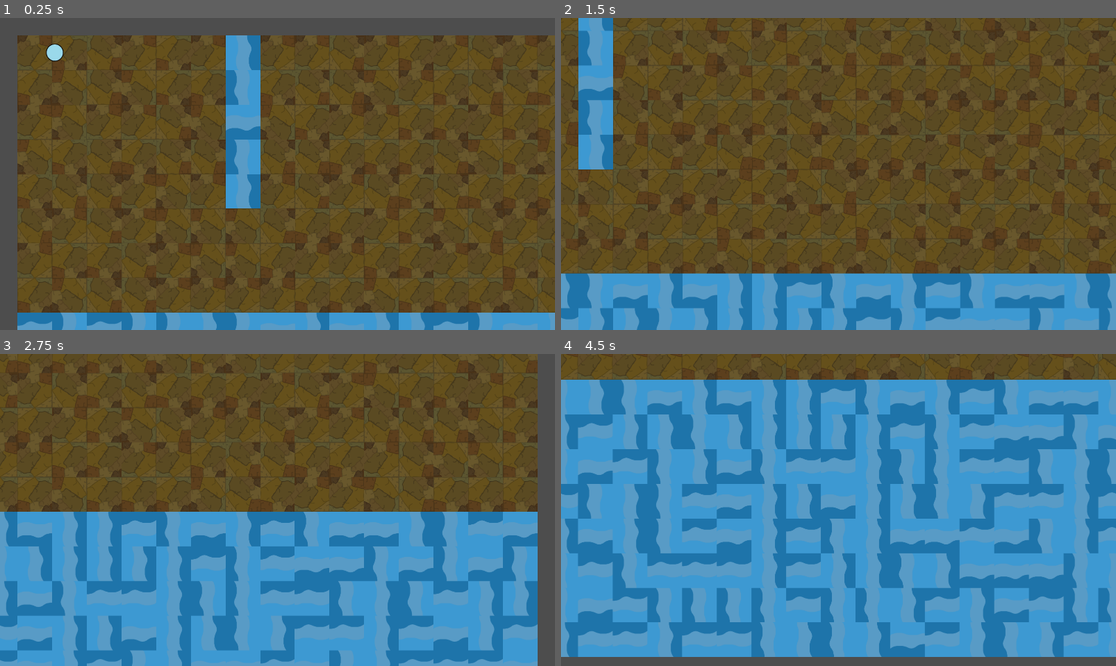
Above: before the commit, frames 1-4 (two rows, left to right).
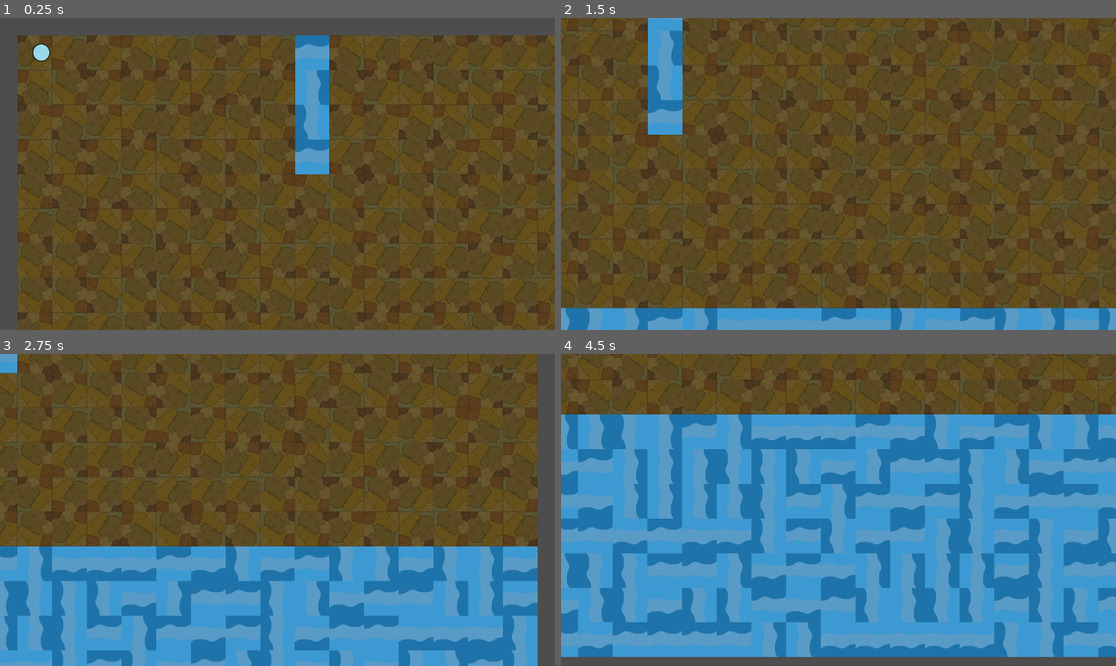
Above: after the commit, the same moments.

Repository: jokutdavid/windymob
Game: Godot game, scene res://scenes/main.tscn
Same seed, same stepped clock (60 frames per second), same inputs: the game is played once before the commit and once after it.
Inputs (mouse positions are in pixels of both pictures, inside the frame that each line leads up to):
- Up to frame 1 (0.25 s): no input
- Up to frame 2 (1.5 s): move the mouse to (960, 158) at 0.52 s; hold Right (ui_right) 0.53-1.25 s; click (960, 158) at 0.67 s; drag from (727, 189) to (577, 52) at 1.27 s
- Up to frame 3 (2.75 s): move the mouse to (333, 441) at 2.02 s; hold Right (ui_right) from 2.03 s (still down)
- Up to frame 4 (4.5 s): release Right (ui_right) at 2.75 s; tap Enter at 2.75 s; drag from (810, 572) to (594, 391) at 2.77 s; move the mouse to (1005, 556) at 3.52 s; hold Left (ui_left) 3.53-4.25 s; drag from (672, 463) to (577, 491) at 4.27 s

The runs differ from the first frame. In frame 1, 17% of the frame differs, in the area x 3-100%, y 5-100%; in frame 2, 25%; in frame 3, 33%; in frame 4, 46%, in the area x 0-100%, y 0-98%.

Commit message:
Implements basic pathfinding
Adds A* grid-based pathfinding for character movement.

This change introduces the foundation for AI movement across the tilemap. It sets up the A* grid, defines walkable areas, and calculates paths between points.

The `human.gd` script now uses this pathfinding data to move along calculated paths, instead of directly targeting pixel coordinates.

Pathfinding is now fully functional and will avoid water while going on dirt

Diff:
--- a/scenes/main.tscn
+++ b/scenes/main.tscn
@@ -1,8 +1,7 @@
-[gd_scene load_steps=6 format=3 uid="uid://ba8s10n0og28j"]
+[gd_scene load_steps=5 format=3 uid="uid://ba8s10n0og28j"]
 
 [ext_resource type="Script" uid="uid://ber26ejbwc8vw" path="res://scripts/main.gd" id="1_sugp2"]
 [ext_resource type="Script" uid="uid://d3q6vukrp1w8v" path="res://scripts/tiles_node.gd" id="2_jyhfs"]
-[ext_resource type="Script" uid="uid://bti0vlrxyx3u6" path="res://scripts/game.gd" id="2_tbgi4"]
 [ext_resource type="PackedScene" uid="uid://qjid15y3rmo2" path="res://scenes/human.tscn" id="3_jyhfs"]
 [ext_resource type="Script" uid="uid://cshywi32jjfji" path="res://scripts/camera_2d.gd" id="3_tbgi4"]
 
@@ -11,7 +10,6 @@
 row_cols = Vector2i(24, 16)
 
 [node name="Game" type="Node2D" parent="."]
-script = ExtResource("2_tbgi4")
 
 [node name="TilesNode" type="Node2D" parent="Game"]
 script = ExtResource("2_jyhfs")
--- a/scripts/human.gd
+++ b/scripts/human.gd
@@ -1,42 +1,25 @@
 extends Node2D
 
-@export var speed : int = 300
-var target_pos : Vector2
+var TilesNode
 
-var current_path : PackedVector2Array = []
-var path_index := 0
-
-var Game
-
-func update_path():
-	var TilesNode = Game.get_node("./TilesNode")
-
-	var start_pos = TilesNode.astar.get_closest_point(position)
-	var end_pos = TilesNode.astar.get_closest_point(Vector2(840, 360))
-
-	if current_path.is_empty():
-		current_path = TilesNode.astar.get_point_path(start_pos, end_pos)
-
-	print(current_path)
-
-	if !current_path.is_empty():
-		target_pos = current_path[path_index]
-	target_pos += Vector2(60, 60)
+var path := []
+var path_index = 0
 
 func _ready():
-	Game = get_parent().get_parent()
+	TilesNode = get_parent().get_node("../TilesNode")
+
+	path = TilesNode.astar.get_point_path(Vector2(0, 0), Vector2(10, 0))
+
 
 func _process(delta):
-	update_path()
+	if !path.is_empty():
+		var target = path[path_index] + Vector2(60, 60)
+		var direction = target - position
 
-	var to_target = target_pos - position
-	var distance = to_target.length()
+		direction = direction.normalized()
 
-	if distance > 5:
-		var direction = to_target.normalized()
-		position += direction * speed * delta
-	else:
-		path_index += 1
-		if path_index >= current_path.size():
-			current_path = []
-			path_index = 0
+		if (target - position).length() > 5:
+			position += direction * delta * 100
+		else:
+			if not path_index == path.size() - 1:
+				path_index += 1
--- a/scripts/tile.gd
+++ b/scripts/tile.gd
@@ -1,7 +1,7 @@
 extends Node2D
 
-@export var current_type = tile_type.dirt
-var id : int
+@export var type = tile_type.dirt
+var id : Vector2
 
 enum tile_type {
 	dirt,
@@ -22,11 +22,13 @@
 func update_sprite():
 	var texture_rect = $Area2D/TextureRect
 	var texture : Texture
-	match current_type:
+	match type:
 		tile_type.dirt:
 			texture = preload("res://art/terrain/dirt_01.png")
 		tile_type.shallow_water:
 			texture = preload("res://art/terrain/shallow_water_01.png")
+		_:
+			texture = preload("res://art/terrain/dirt_01.png")
 	texture_rect.texture = texture
 
 func _ready():
--- a/scripts/tiles_node.gd
+++ b/scripts/tiles_node.gd
@@ -1,53 +1,36 @@
 extends Node2D
 
-var TileChild = preload("res://scenes/tile.tscn")
+var Tile = preload("res://scenes/tile.tscn")
 var tile_grid : Array = []
 
-var astar = AStar2D.new()
-
-func get_point_id(x: int, y: int, grid_height: int) -> int:
-	return x + y * grid_height
+var astar = AStarGrid2D.new()
+var Main
 
 func _ready():
+	Main = get_parent().get_parent()
 #	A* setup
-	var Main = get_parent().get_parent()
+	astar.size = Main.row_cols
+	astar.cell_size = Vector2(Main.tile_width, Main.tile_width)
+	astar.diagonal_mode = AStarGrid2D.DIAGONAL_MODE_NEVER
+	astar.update()
 
-	for x in range(Main.row_cols.x):
+
+	for y in Main.row_cols.y:
 		tile_grid.append([])
-		for y in range(Main.row_cols.y):
-			var tile_child = TileChild.instantiate()
+		for x in Main.row_cols.x:
+			var tile_child = Tile.instantiate()
+			tile_child.position = Vector2(x, y) * Main.tile_width
 			add_child(tile_child)
 
-			if y > 7 or (x == 6 and y < 5):
-				tile_child.current_type = tile_child.tile_type.shallow_water
+			tile_child.id = Vector2(x, y)
+
+			if y > 8 or (x == 8 and y < 4):
+				tile_child.type = tile_child.tile_type.shallow_water
+				astar.set_point_solid(Vector2(x, y), true)
 			else:
-				tile_child.current_type = tile_child.tile_type.dirt
+				tile_child.type = tile_child.tile_type.dirt
+				astar.set_point_solid(Vector2(x, y), false)
 
-			tile_child.position = Vector2(x, y) * Main.tile_width
-			tile_grid[x].append(tile_child)
+			tile_grid[y].append(tile_child)
 
-			var point_id = get_point_id(x, y, Main.row_cols.y)
-			astar.add_point(point_id, Vector2(x, y) * Main.tile_width)
-
-
-
-
-	for x in range(Main.row_cols.x):
-		for y in range(Main.row_cols.y):
-			var current_id = get_point_id(x, y, Main.row_cols.y)
-
-			var left_id = get_point_id(x - 1, y, Main.row_cols.y)
-			if x > 0 and tile_grid[x - 1][y].current_type == tile_grid[0][0].tile_type.dirt:
-				astar.connect_points(current_id, left_id)
-
-			if x < Main.row_cols.x - 1 and tile_grid[x + 1][y].current_type == tile_grid[0][0].tile_type.dirt:
-				var right_id = get_point_id(x + 1, y, Main.row_cols.y)
-				astar.connect_points(current_id, right_id)
-
-			if y > 0 and tile_grid[x][y - 1].current_type == tile_grid[0][0].tile_type.dirt:
-				var up_id = get_point_id(x, y - 1, Main.row_cols.y)
-				astar.connect_points(current_id, up_id)
-
-			if y < Main.row_cols.y - 1 and tile_grid[x][y + 1].current_type == tile_grid[0][0].tile_type.dirt:
-				var right_id = get_point_id(x, y + 1, Main.row_cols.y)
-				astar.connect_points(current_id, right_id)
+	astar.update()
